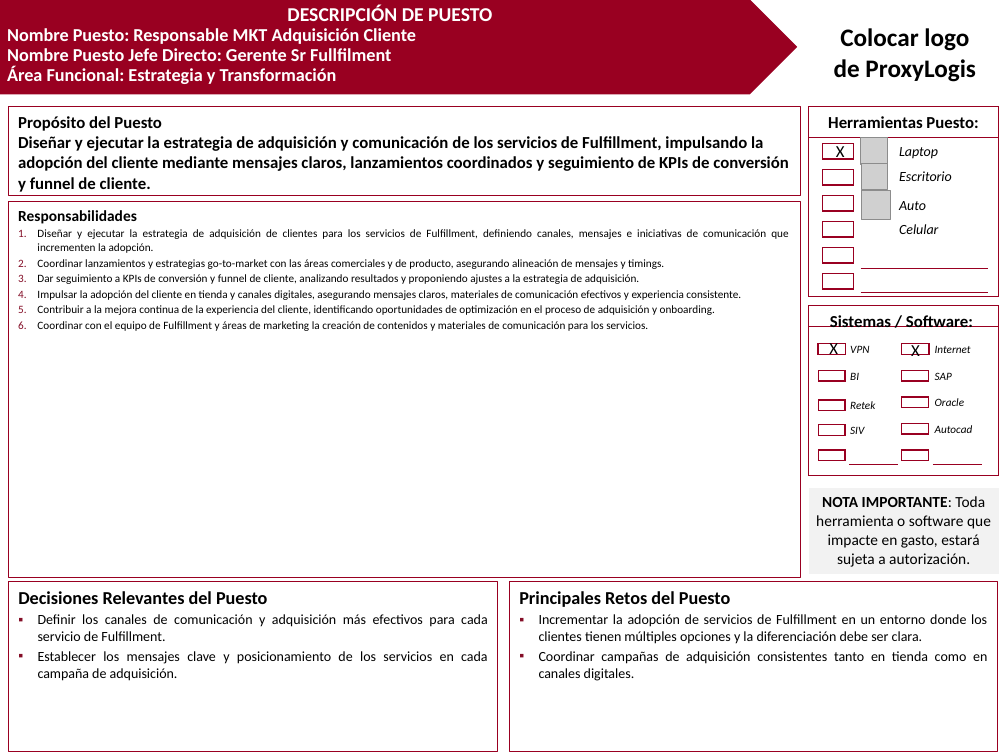
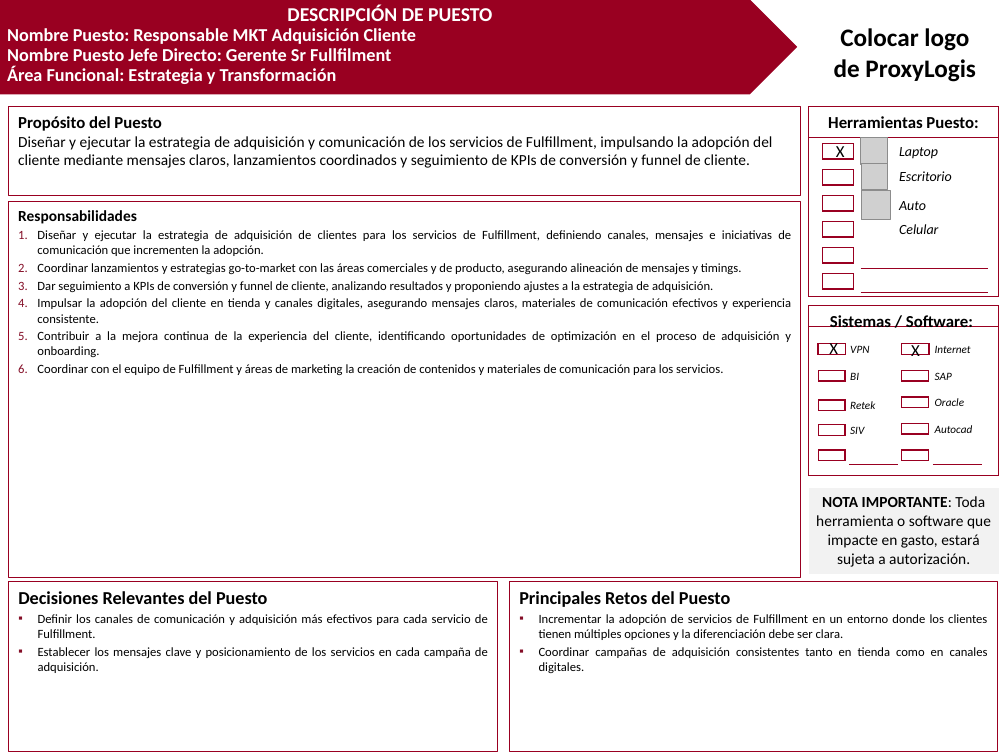
Before and after one commit to Rojast-AI/oxxo, a slide deck: slide 1 of Estrategia y Transformacion/Descripciones de Puestos/Gerente Sr Fullfilment/ET - L3 Responsable MKT Adquisicion Cliente.pptx. Drawn at 1008x756 pixels with LibreOffice and Linux fonts; fonts in the diff are those of the drawing; grey boxes stand for pictures; background and template pictures are left out. Boxes give left, top, right and bottom in pixels: in the first picture for what was removed or moved away, otherwise in the second. Text is boxed around its words. In the diff, an @@ line names an element or a change of style, - is before the commit and + after.

```diff
--- a/Estrategia y Transformacion/Descripciones de Puestos/Gerente Sr Fullfilment/ET - L3 Responsable MKT Adquisicion Cliente.pptx
+++ b/Estrategia y Transformacion/Descripciones de Puestos/Gerente Sr Fullfilment/ET - L3 Responsable MKT Adquisicion Cliente.pptx
@@ text in rectangle at [18, 136, 772, 168]: size 12 to 11 pt, bold off @@
@@ text in rectangle at [37, 230, 791, 375]: size 8 to 9 pt @@
@@ text in rectangle at [38, 614, 488, 673]: size 10 to 9 pt in "Definir los canales de comunicación y adquisición ...", "Establecer los mensajes clave y posicionamiento de ..." @@
@@ text in rectangle at [539, 614, 988, 673]: size 10 to 9 pt in "Incrementar la adopción de servicios de Fulfillment ...", "Coordinar campañas de adquisición consistentes tanto en ..." @@
```
Also in this commit, not shown: 1 other slide changed, 16 other files.
